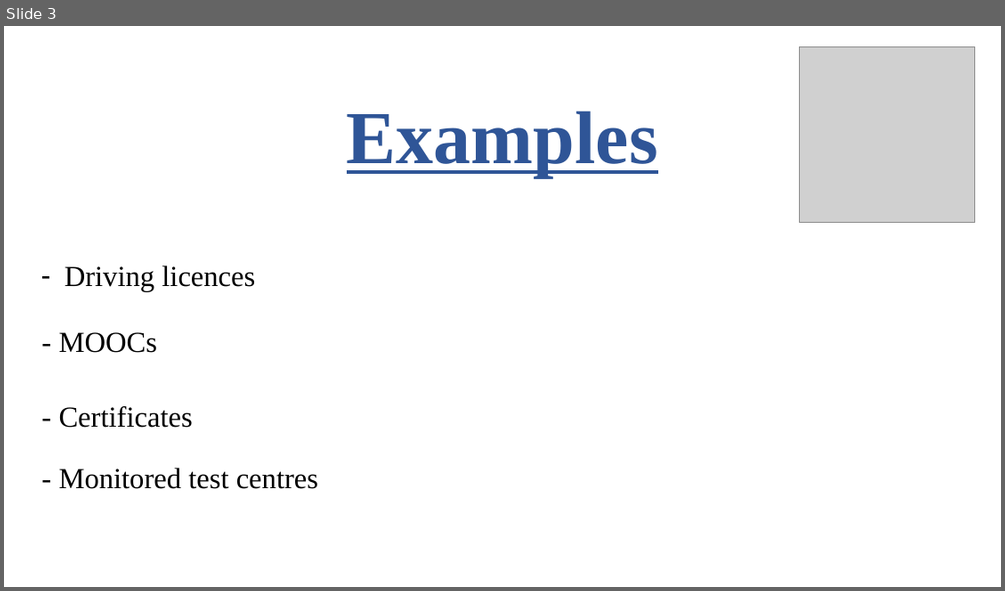
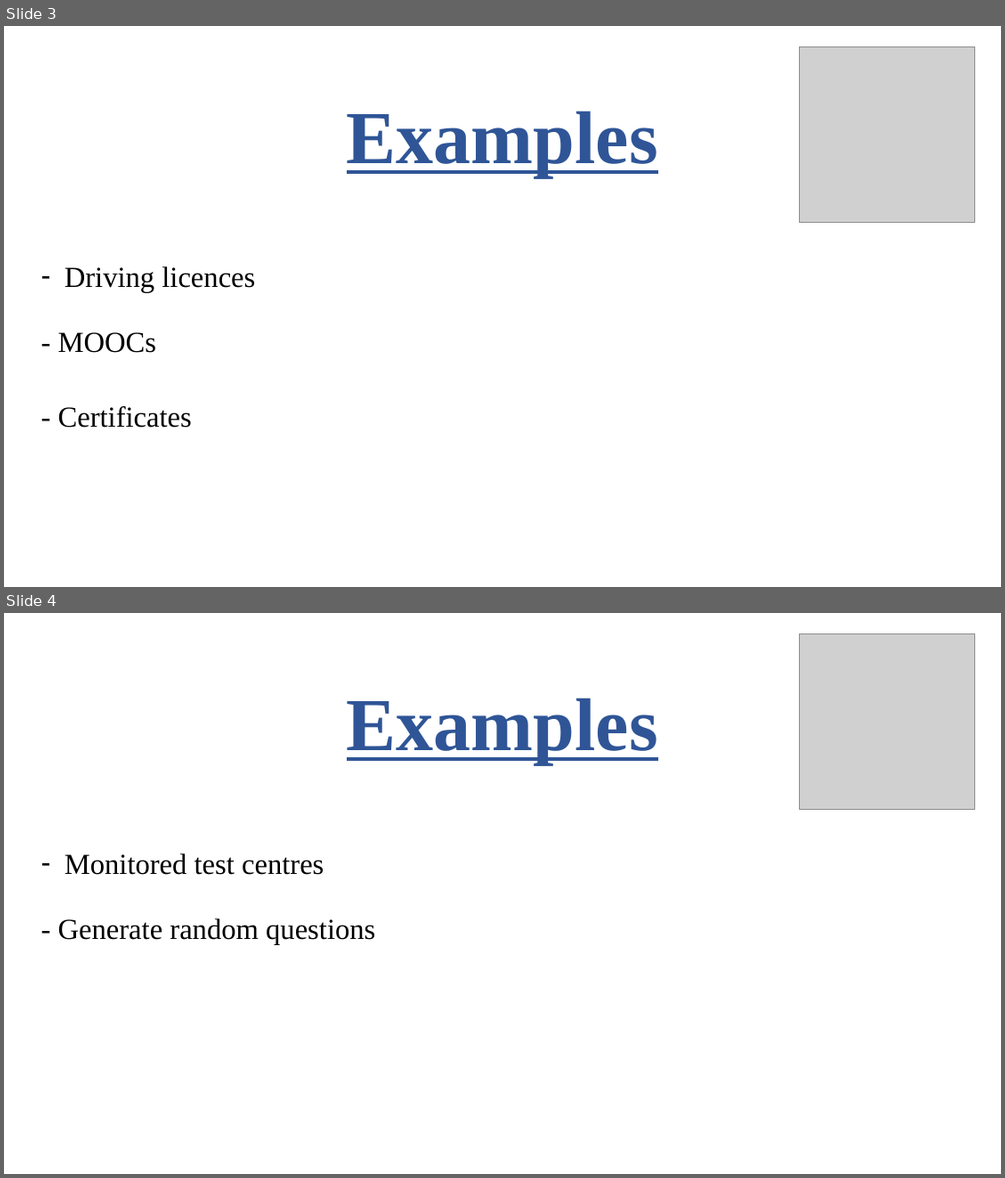
Before and after one commit to robinengels/Anglais, a slide deck: Anglais.pptx. Shown one above the other, each under a label of ours: slide 3 before the commit, slides 3 and 4 after it. The pictures are 1005x591 and 1005x1178 pixels, drawn with LibreOffice and Linux fonts; fonts in the diff are those of the drawing; grey boxes stand for pictures. Boxes give left, top, right and bottom in pixels: in the first picture for what was removed or moved away, otherwise in the second. Text is boxed around its words. In the diff, an @@ line names an element or a change of style, - is before the commit and + after.

```diff
--- a/Anglais.pptx
+++ b/Anglais.pptx
@@ slide 4 added at (x1=4, y1=613, x2=1001, y2=1174), background #FFFFFF @@
@@ picture added at (x1=800, y1=634, x2=975, y2=809) @@
@@ text added at (x1=347, y1=698, x2=658, y2=764), 72 pt, text #2F5597, bold, underline @@
+Examples
@@ text added at (x1=65, y1=853, x2=324, y2=875), 28 pt, text #000000 @@
+– Monitored test centres
@@ text added at (x1=58, y1=918, x2=375, y2=944), 28 pt, text #000000 @@
+- Generate random questions
@@ slide 3 changed as well @@
@@ text removed at (x1=59, y1=467, x2=318, y2=489) @@
-- Monitored test centres
```
Also in this commit, not shown: 5 other slides changed, 4 other slides added, 14 slides removed.
